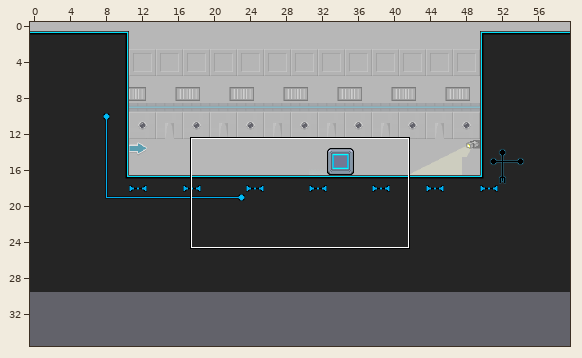
Tiled map: map-src/NoobParadise_3.tmx. The picture above shows the old version from afar; the outline marks the close-up.
Close-up. Before the commit:
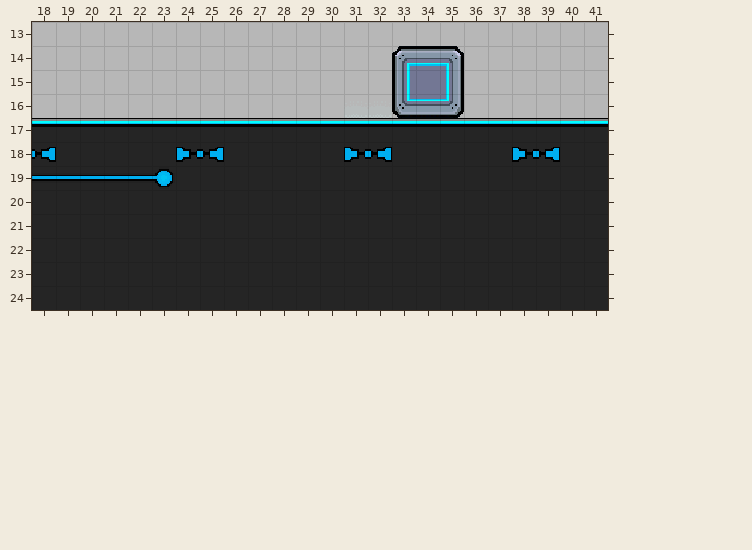
Cells are 16x16 px. Shown: x 18..41, y 13..24. The commit also changed other parts of the map, which this record leaves out. The old version is drawn lined up with the new one.
The same view after the edit:
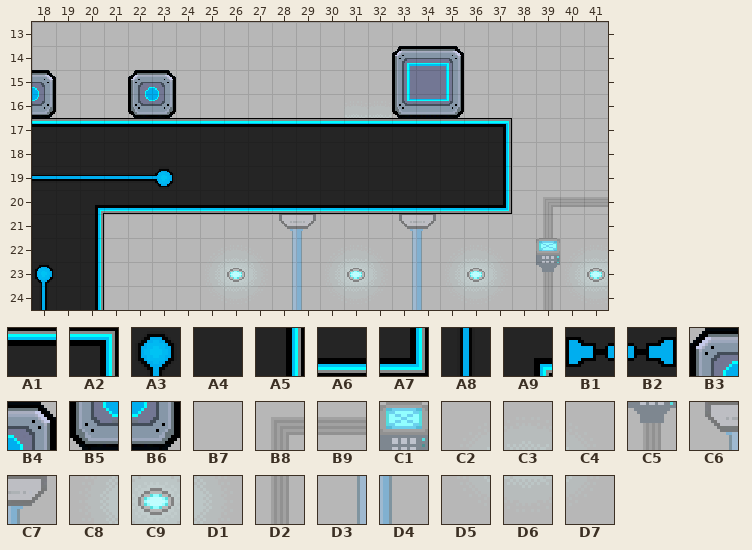
Key: from "main": A1 1, A2 2, A3 7, A4 8, A5 27, A6 51, A7 52, A8 57, A9 75, B1 135, B2 136, B3 160, B4 161, B5 185, B6 186, B7 232, B8 275, B9 276, C1 277, C2 286, C3 287, C4 288, C5 302, C6 303, C7 304, C8 311, C9 312, D1 313, D2 327, D3 328, D4 329, D5 336, D6 337, D7 338.
__ is an empty cell.
Tiles replaced or removed in this view: A1, A4, B1, B2, B7.
What changed:
Changed rows in their new state; .. is an unchanged cell.
map size 60x30 -> 60x36 cells
Layer "Tile Layer 1":
first column x 18:
15 B4 .. .. .. B3 B4 .. .. .. .. .. .. .. .. .. .. .. .. .. .. .. .. .. ..
16 B6 .. .. .. B5 B6 .. .. .. .. .. .. .. .. .. .. .. .. .. .. .. .. .. ..
17 .. .. .. .. .. .. .. .. .. .. .. .. .. .. .. .. .. .. .. A2 B7 B7 B7 B7
18 A4 .. .. .. .. .. A4 A4 .. .. .. .. .. A4 A4 .. .. .. .. A5 B7 B7 B7 B7
19 .. .. .. .. .. .. .. .. .. .. .. .. .. .. .. .. .. .. .. A5 B7 B7 B7 B7
20 .. .. A9 A6 A6 A6 A6 A6 A6 A6 A6 A6 A6 A6 A6 A6 A6 A6 A6 A7 B7 B8 B9 B9
21 .. .. A5 B7 B7 B7 B7 B7 B7 B7 C6 C7 B7 B7 B7 C6 C7 B7 B7 B7 B7 D2 B7 B7
22 .. .. A5 B7 B7 B7 B7 C2 C3 C4 D3 D4 C2 C3 C4 D3 D4 C2 C3 C4 B7 C1 C2 C3
23 A3 .. A5 B7 B7 B7 B7 C8 C9 D1 D3 D4 C8 C9 D1 D3 D4 C8 C9 D1 B7 C5 C8 C9
24 A8 .. A5 B7 B7 B7 B7 D5 D6 D7 D3 D4 D5 D6 D7 D3 D4 D5 D6 D7 B7 D2 D5 D6
Changed places in both close-ups, as pixel boxes (x1, y1, x2, y2):
changed: (32, 70, 56, 118)
changed: (128, 70, 176, 118)
changed: (95, 118, 608, 310)
changed: (32, 147, 56, 162)
changed: (35, 265, 53, 310)
